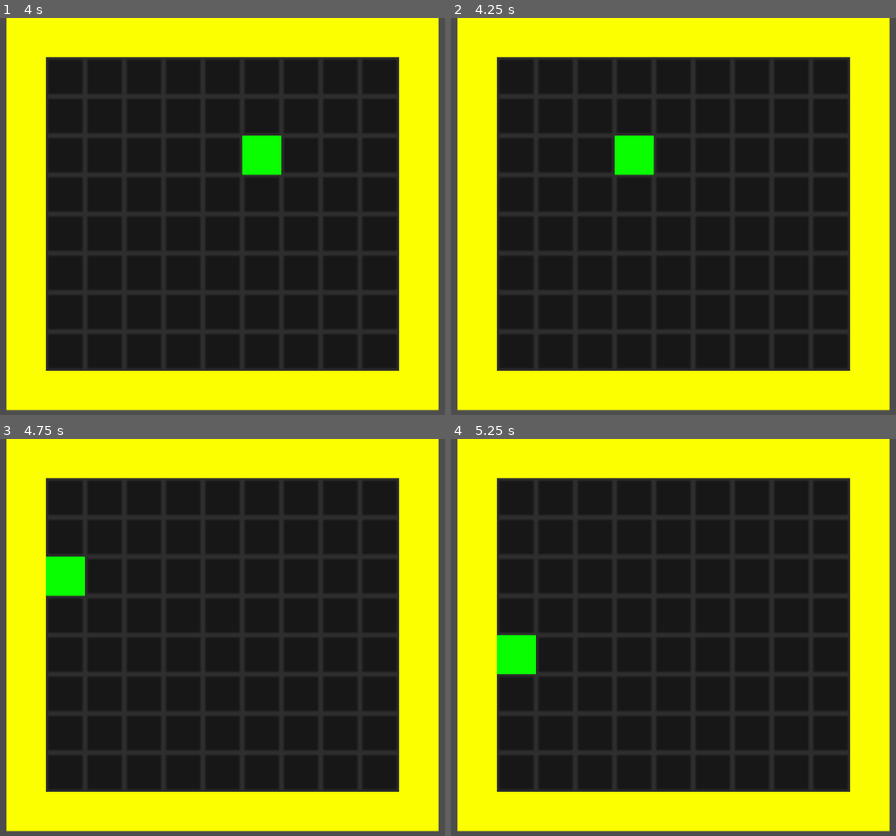
Above: before the commit, frames 1-4 (two rows, left to right).
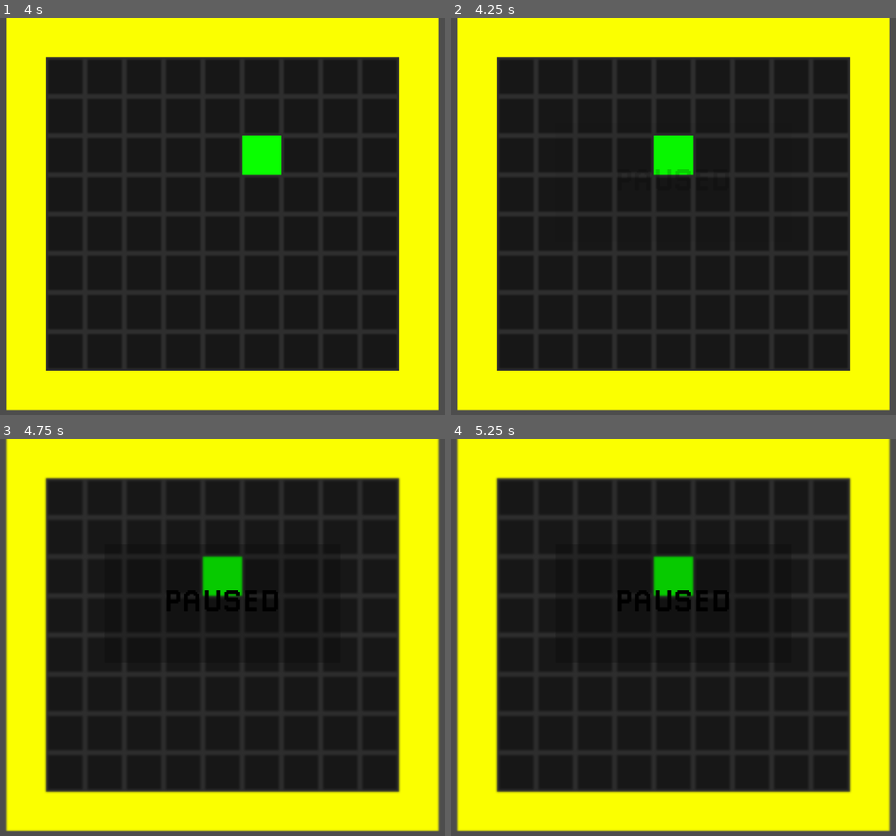
Above: after the commit, the same moments.

Repository: rddtz/gamejamplus
Game: Godot game, scene res://scenes/main.tscn
The game is run twice, just before and just after one commit, with the same random seed, the same clock (stepped at 60 frames per second) and the same inputs.
Inputs:
- Up to frame 1 (4 s): tap Enter at 0.5, 2 s; hold Right (RIGHT) 0.53-1.28 s; tap Space at 1.25, 2.75 s; hold S (DOWN) 1.28-2.03 s; hold Right (RIGHT) 2.03-2.78 s; hold W (UP) 2.78-3.53 s; hold A (LEFT) from 3.53 s (still down)
- Up to frame 2 (4.25 s): keep holding A (LEFT); tap Escape (pause, bound only after the commit) at 4.15 s
- Up to frame 3 (4.75 s): keep holding A (LEFT)
- Up to frame 4 (5.25 s): tap Enter at 5 s; release A (LEFT) at 5.03 s; hold S (DOWN) from 5.03 s (still down)

Frame 1 is identical in both runs. In frame 2, 1.8% of the frame differs, in the area x 36-55%, y 29-40%; in frame 3, 4.8%, in the area x 1-99%, y 0-99%; in frame 4, 4.8%.

Commit message:
pause funcionando

Diff:
--- a/plus/project.godot
+++ b/plus/project.godot
@@ -13,6 +13,10 @@
 config/name="plus"
 run/main_scene="res://scenes/main.tscn"
 config/features=PackedStringArray("4.3", "Forward Plus")
+
+[autoload]
+
+Global="*res://scripts/global.gd"
 
 [input]
 
@@ -40,3 +44,8 @@
 , Object(InputEventKey,"resource_local_to_scene":false,"resource_name":"","device":-1,"window_id":0,"alt_pressed":false …(186 unchanged characters)…
 ]
 }
+pause={
+"deadzone": 0.5,
+"events": [Object(InputEventKey,"resource_local_to_scene":false,"resource_name":"","device":-1,"window_id":0,"alt_pressed":false,"shift_pressed":false,"ctrl_pressed":false,"meta_pressed":false,"pressed":false,"keycode":0,"physical_keycode":4194305,"key_label":0,"unicode":0,"location":0,"echo":false,"script":null)
+]
+}
--- a/plus/scenes/main.tscn
+++ b/plus/scenes/main.tscn
@@ -1,9 +1,11 @@
-[gd_scene load_steps=3 format=3 uid="uid://c62vvxatsst46"]
+[gd_scene load_steps=4 format=3 uid="uid://c62vvxatsst46"]
 
-[ext_resource type="PackedScene" uid="uid://bqqfwtxj0i78a" path="res://scenes/mapa_exemplo.tscn" id="1_dnd6x"]
+[ext_resource type="PackedScene" uid="uid://bqqfwtxj0i78a" path="res://mapa_exemplo.tscn" id="1_dnd6x"]
 [ext_resource type="PackedScene" uid="uid://cuxa2y5u7l0y2" path="res://scenes/player.tscn" id="2_1m067"]
+[ext_resource type="PackedScene" uid="uid://dd5cfxjs31fh6" path="res://scenes/menu_pause.tscn" id="3_dm2on"]
 
 [node name="main" type="Node2D"]
+process_mode = 1
 
 [node name="Mapa_exemplo" parent="." instance=ExtResource("1_dnd6x")]
 position = Vector2(116, 99)
@@ -15,3 +17,9 @@
 position = Vector2(124, 100)
 scale = Vector2(5, 5)
 zoom = Vector2(4, 4)
+
+[node name="Menu pause" parent="." instance=ExtResource("3_dm2on")]
+offset_left = 226.0
+offset_top = 696.0
+offset_right = 226.0
+offset_bottom = 696.0
--- /dev/null
+++ b/plus/scenes/menu_pause.tscn
@@ -0,0 +1,125 @@
+[gd_scene load_steps=9 format=3 uid="uid://dd5cfxjs31fh6"]
+
+[ext_resource type="Shader" path="res://shaders/menu_pause.gdshader" id="1_a72j3"]
+[ext_resource type="Script" path="res://scripts/menu_pause.gd" id="1_pw61s"]
+[ext_resource type="FontFile" uid="uid://2acyjhqidwb5" path="res://assets/fonts/Pixellari.ttf" id="1_t4ocs"]
+
+[sub_resource type="ShaderMaterial" id="ShaderMaterial_2ryv2"]
+shader = ExtResource("1_a72j3")
+shader_parameter/blur = null
+
+[sub_resource type="StyleBoxFlat" id="StyleBoxFlat_wpoyy"]
+bg_color = Color(0, 0, 0, 0.207843)
+
+[sub_resource type="Animation" id="Animation_vvmse"]
+length = 0.001
+tracks/0/type = "value"
+tracks/0/imported = false
+tracks/0/enabled = true
+tracks/0/path = NodePath("CanvasLayer/ColorRect:material:shader_parameter/blur")
+tracks/0/interp = 1
+tracks/0/loop_wrap = true
+tracks/0/keys = {
+"times": PackedFloat32Array(0),
+"transitions": PackedFloat32Array(1),
+"update": 0,
+"values": [null]
+}
+tracks/1/type = "value"
+tracks/1/imported = false
+tracks/1/enabled = true
+tracks/1/path = NodePath("CanvasLayer/PanelContainer:modulate")
+tracks/1/interp = 1
+tracks/1/loop_wrap = true
+tracks/1/keys = {
+"times": PackedFloat32Array(0),
+"transitions": PackedFloat32Array(1),
+"update": 0,
+"values": [Color(1, 1, 1, 0)]
+}
+
+[sub_resource type="Animation" id="Animation_c6mcc"]
+resource_name = "blur_bg"
+length = 0.3
+tracks/0/type = "value"
+tracks/0/imported = false
+tracks/0/enabled = true
+tracks/0/path = NodePath("CanvasLayer/ColorRect:material:shader_parameter/blur")
+tracks/0/interp = 1
+tracks/0/loop_wrap = true
+tracks/0/keys = {
+"times": PackedFloat32Array(0, 0.3),
+"transitions": PackedFloat32Array(1, 1),
+"update": 0,
+"values": [null, 0.8]
+}
+tracks/1/type = "value"
+tracks/1/imported = false
+tracks/1/enabled = true
+tracks/1/path = NodePath("CanvasLayer/PanelContainer:modulate")
+tracks/1/interp = 1
+tracks/1/loop_wrap = true
+tracks/1/keys = {
+"times": PackedFloat32Array(0, 0.3),
+"transitions": PackedFloat32Array(1, 1),
+"update": 0,
+"values": [Color(1, 1, 1, 0), Color(1, 1, 1, 1)]
+}
+
+[sub_resource type="AnimationLibrary" id="AnimationLibrary_nny03"]
+_data = {
+"RESET": SubResource("Animation_vvmse"),
+"blur_bg": SubResource("Animation_c6mcc")
+}
+
+[node name="Menu pause" type="Control"]
+process_mode = 3
+layout_mode = 3
+anchors_preset = 15
+anchor_right = 1.0
+anchor_bottom = 1.0
+grow_horizontal = 2
+grow_vertical = 2
+script = ExtResource("1_pw61s")
+
+[node name="CanvasLayer" type="CanvasLayer" parent="."]
+
+[node name="ColorRect" type="ColorRect" parent="CanvasLayer"]
+material = SubResource("ShaderMaterial_2ryv2")
+anchors_preset = 15
+anchor_right = 1.0
+anchor_bottom = 1.0
+offset_top = -8.0
+offset_bottom = -8.0
+grow_horizontal = 2
+grow_vertical = 2
+mouse_filter = 2
+
+[node name="PanelContainer" type="PanelContainer" parent="CanvasLayer"]
+modulate = Color(1, 1, 1, 0)
+anchors_preset = 8
+anchor_left = 0.5
+anchor_top = 0.5
+anchor_right = 0.5
+anchor_bottom = 0.5
+offset_left = -192.0
+offset_top = -152.5
+offset_right = 192.0
+offset_bottom = 40.5
+grow_horizontal = 2
+grow_vertical = 2
+theme_override_styles/panel = SubResource("StyleBoxFlat_wpoyy")
+
+[node name="Label" type="Label" parent="CanvasLayer/PanelContainer"]
+layout_mode = 2
+theme_override_colors/font_color = Color(0, 0, 0, 1)
+theme_override_fonts/font = ExtResource("1_t4ocs")
+theme_override_font_sizes/font_size = 50
+text = "PAUSED"
+horizontal_alignment = 1
+vertical_alignment = 1
+
+[node name="AnimationPlayer" type="AnimationPlayer" parent="."]
+libraries = {
+"": SubResource("AnimationLibrary_nny03")
+}
--- /dev/null
+++ b/plus/scripts/global.gd
@@ -0,0 +1,12 @@
+extends Node
+
+var paused
+
+# Called when the node enters the scene tree for the first time.
+func _ready() -> void:
+	paused = false # Replace with function body.
+
+
+# Called every frame. 'delta' is the elapsed time since the previous frame.
+func _process(delta: float) -> void:
+	pass
--- /dev/null
+++ b/plus/scripts/main.gd
@@ -0,0 +1,11 @@
+extends Node2D
+
+
+# Called when the node enters the scene tree for the first time.
+func _ready() -> void:
+	pass # Replace with function body.
+
+
+# Called every frame. 'delta' is the elapsed time since the previous frame.
+func _process(delta: float) -> void:
+	pass
--- /dev/null
+++ b/plus/scripts/menu_pause.gd
@@ -0,0 +1,37 @@
+extends Control
+@onready var animation: AnimationPlayer = $AnimationPlayer
+
+func pause():
+	#animation.stop()
+	Global.paused = true
+	get_tree().paused = true
+	animation.play("blur_bg")
+	#Engine.time_scale = 0
+
+func resume():
+	Global.paused = false
+	get_tree().paused = false
+	animation.play_backwards("blur_bg")
+	#Engine.time_scale = 1
+
+func pausa_ou_despausa():
+
+	if Input.is_action_just_pressed("pause"):
+		print("clicou")
+
+	if Input.is_action_just_pressed("pause") and get_tree().paused:
+		resume()
+	elif Input.is_action_just_pressed("pause") and !get_tree().paused:
+		pause()
+
+
+
+
+# Called when the node enters the scene tree for the first time.
+func _ready() -> void:
+	animation.play("RESET")
+
+
+# Called every frame. 'delta' is the elapsed time since the previous frame.
+func _process(delta: float) -> void:
+	pausa_ou_despausa()
--- /dev/null
+++ b/plus/shaders/menu_pause.gdshader
@@ -0,0 +1,9 @@
+shader_type canvas_item;
+
+uniform sampler2D screen_txt: hint_screen_texture, filter_linear_mipmap;
+uniform float blur: hint_range(0, 5);
+
+void fragment() {
+	vec4 color = texture(screen_txt, SCREEN_UV, blur);
+	COLOR = color;
+}
